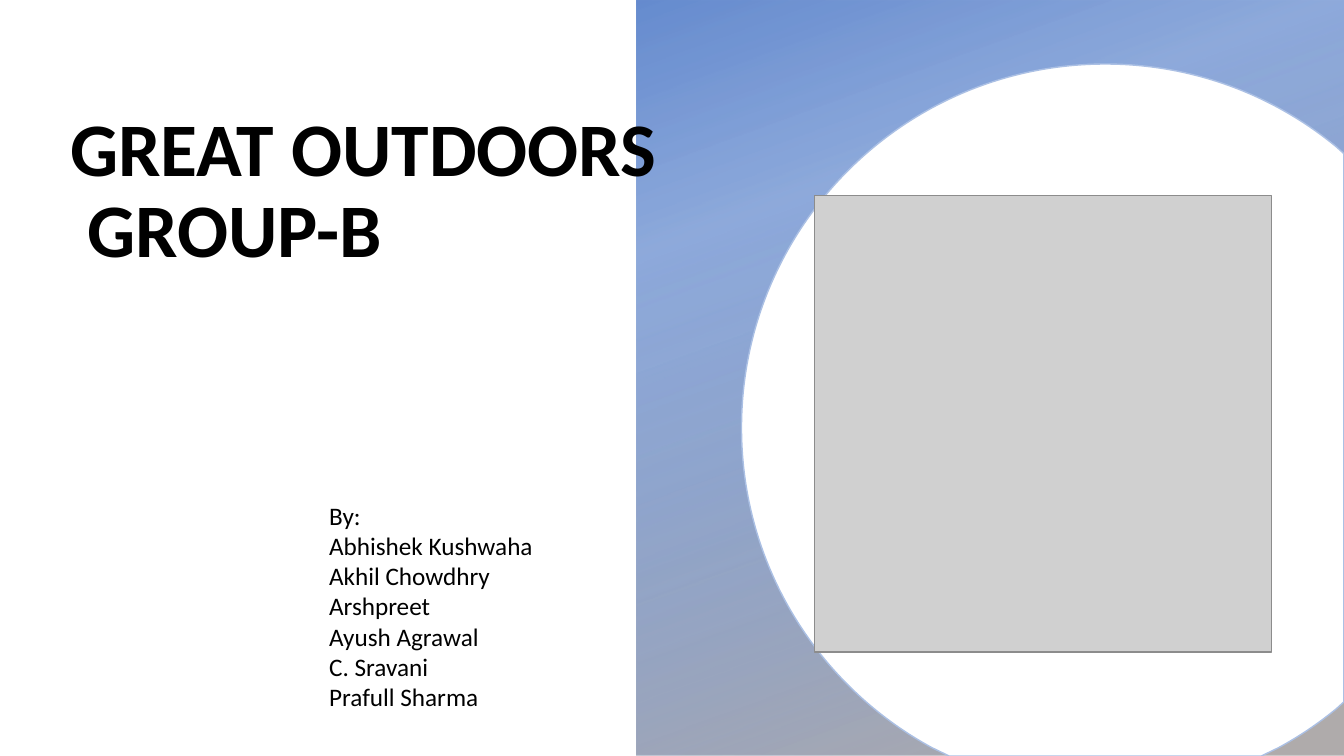
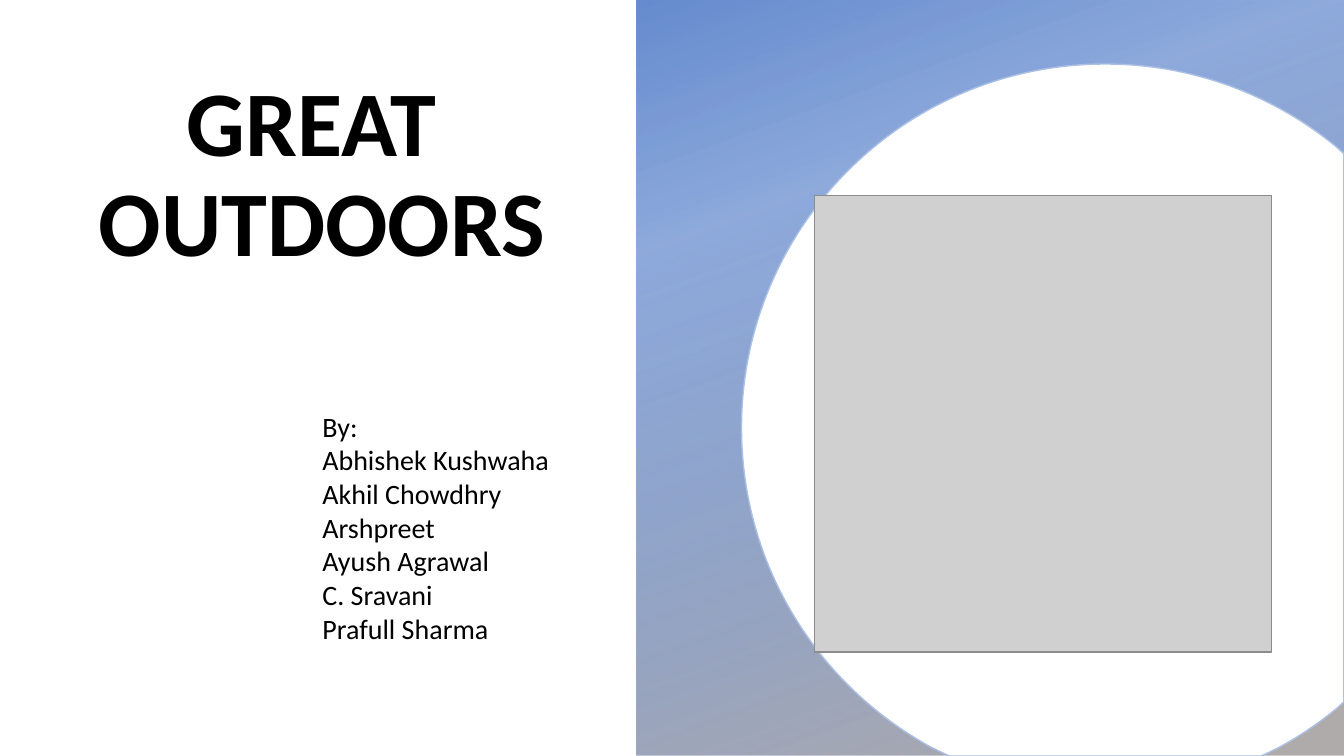
Before and after one commit to asing472/Great_Outdoor_Group_B, a slide deck: slide 1 of Presentation/GroupB.pptx. Drawn at 1344x756 pixels with LibreOffice and Linux fonts; fonts in the diff are those of the drawing; grey boxes stand for pictures. Boxes give left, top, right and bottom in pixels: in the first picture for what was removed or moved away, otherwise in the second. Text is boxed around its words. In the diff, an @@ line names an element or a change of style, - is before the commit and + after.

```diff
--- a/Presentation/GroupB.pptx
+++ b/Presentation/GroupB.pptx
@@ title at <box>99,95,545,257</box>: text changed; size 54 to 66 pt @@
-GREAT OUTDOORS
-GROUP-B
+GREAT
+OUTDOORS
@@ text "By:": place and size @@
-text "By:" at <box>329,508,533,707</box>
+text "By:" at <box>322,419,549,640</box>
@@ text "By:" at <box>322,419,549,640</box>: size 18 to 20 pt @@
```
Also in this commit, not shown: 12 other slides changed, 32 slides added, 15 slides removed.
